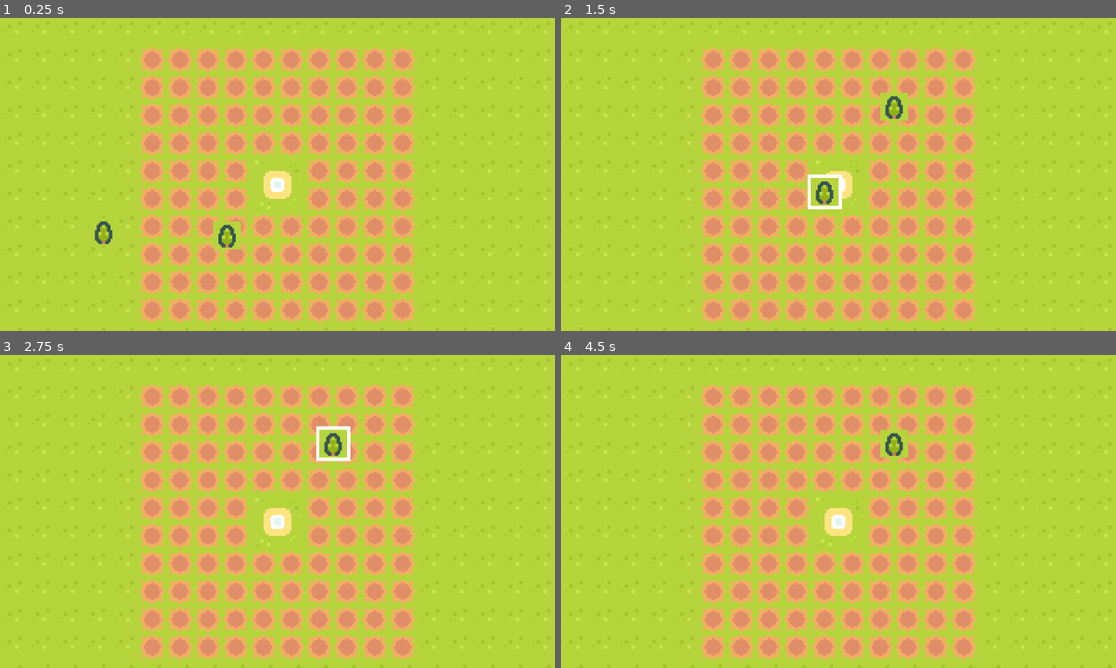
Above: before the commit, frames 1-4 (two rows, left to right).
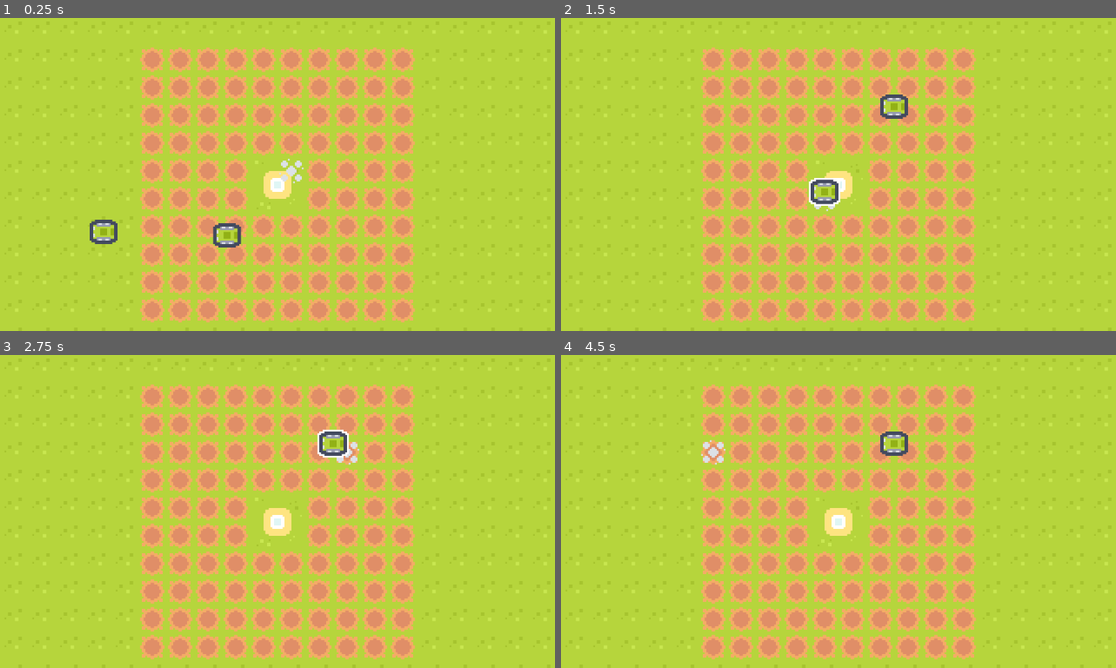
Above: after the commit, the same moments.

Repository: Deathofmatrix/rootcall
Game: Godot game, scene res://world/arena.tscn
The game is run twice, just before and just after one commit, with the same random seed, the same clock (stepped at 60 frames per second) and the same inputs.
Inputs (mouse positions are in pixels of both pictures, inside the frame that each line leads up to):
- Up to frame 1 (0.25 s): no input
- Up to frame 2 (1.5 s): tap Enter at 0.5 s; drag from (666, 230) to (894, 105) at 0.52 s; tap Space at 1.25 s; drag from (788, 233) to (894, 105) at 1.27 s
- Up to frame 3 (2.75 s): tap Enter at 2 s; move the mouse to (333, 442) at 2.02 s; press the mouse at (333, 442) at 2.03 s
- Up to frame 4 (4.5 s): release the mouse at (894, 442) at 2.75 s; tap Space at 2.75, 4.25 s; drag from (810, 574) to (894, 442) at 2.77 s; tap Enter at 3.5 s; move the mouse to (1005, 558) at 3.52 s; press the mouse at (1005, 558) at 3.53 s; release the mouse at (1005, 558) at 4.25 s; drag from (672, 464) to (755, 433) at 4.27 s

The runs differ from the first frame. In frame 1, 0.8% of the frame differs, in the area x 16-55%, y 44-74%; in frame 2, 0.9%, in the area x 44-63%, y 23-62%; in frame 3, 0.7%; in frame 4, 0.5%.
Error before the commit: Invalid access to property or key 'size' on a base object of type 'Nil'. (res://world/play_area.gd:9)

Commit message:
add PlayArea and TileHighlighter

Diff:
--- /dev/null
+++ b/common/components/tile_highlighter.gd
@@ -0,0 +1,34 @@
+class_name TileHighlighter
+extends Node
+
+@export var enabled: bool = true : set = _set_enabled
+@export var play_area: PlayArea
+@export var highlight_layer: TileMapLayer
+@export var tile: Vector2i
+
+@onready var source_id := play_area.tile_set.get_source_id(0)
+
+
+func _process(_delta: float) -> void:
+	if not enabled:
+		return
+
+	var selected_tile := play_area.get_hovered_tile()
+
+	if not play_area.is_tile_in_bounds(selected_tile):
+		highlight_layer.clear()
+		return
+
+	_update_tile(selected_tile)
+
+
+func _set_enabled(new_value: bool) -> void:
+	enabled = new_value
+
+	if not enabled and play_area:
+		highlight_layer.clear()
+
+
+func _update_tile(selected_tile: Vector2i) -> void:
+	highlight_layer.clear()
+	highlight_layer.set_cell(selected_tile, source_id, tile)
--- a/entities/plants/plant.tscn
+++ b/entities/plants/plant.tscn
@@ -28,7 +28,7 @@
 position = Vector2(8, 8)
 texture = ExtResource("2_djlq1")
 region_enabled = true
-region_rect = Rect2(0, 68, 16, 16)
+region_rect = Rect2(85, 34, 16, 16)
 
 [node name="CollisionShape2D" type="CollisionShape2D" parent="."]
 position = Vector2(8, 8)
@@ -43,7 +43,7 @@
 script = ExtResource("6_w1p1s")
 visuals = NodePath("../Visuals")
 outline_colour = Color(1, 1, 1, 1)
-outline_thickness = 8
+outline_thickness = 4
 metadata/_custom_type_script = "uid://b0coxf2xi0lqs"
 
 [connection signal="mouse_entered" from="." to="." method="_on_mouse_entered"]
--- a/world/arena.tscn
+++ b/world/arena.tscn
@@ -6,6 +6,7 @@
 [ext_resource type="Script" uid="uid://cblhr0fo2frcd" path="res://common/components/unit_grid.gd" id="4_4ecn2"]
 [ext_resource type="Script" uid="uid://cwrd6t0rss20q" path="res://world/play_area.gd" id="4_p32ii"]
 [ext_resource type="PackedScene" uid="uid://yp83nhm7krm7" path="res://entities/plants/plant.tscn" id="4_xryg2"]
+[ext_resource type="Script" uid="uid://7day4gnltu6y" path="res://common/components/tile_highlighter.gd" id="6_oc064"]
 
 [sub_resource type="TileSetAtlasSource" id="TileSetAtlasSource_tcf2h"]
 texture = ExtResource("2_bgabe")
@@ -134,10 +135,139 @@
 [sub_resource type="TileSet" id="TileSet_4717r"]
 sources/0 = SubResource("TileSetAtlasSource_tcf2h")
 
+[sub_resource type="TileSetAtlasSource" id="TileSetAtlasSource_oc064"]
+texture = ExtResource("2_bgabe")
+separation = Vector2i(1, 1)
+0:0/0 = 0
+1:0/0 = 0
+2:0/0 = 0
+3:0/0 = 0
+4:0/0 = 0
+5:0/0 = 0
+6:0/0 = 0
+7:0/0 = 0
+8:0/0 = 0
+9:0/0 = 0
+10:0/0 = 0
+11:0/0 = 0
+0:1/0 = 0
+1:1/0 = 0
+2:1/0 = 0
+3:1/0 = 0
+4:1/0 = 0
+5:1/0 = 0
+6:1/0 = 0
+7:1/0 = 0
+8:1/0 = 0
+9:1/0 = 0
+10:1/0 = 0
+11:1/0 = 0
+0:2/0 = 0
+1:2/0 = 0
+2:2/0 = 0
+3:2/0 = 0
+4:2/0 = 0
+5:2/0 = 0
+6:2/0 = 0
+7:2/0 = 0
+8:2/0 = 0
+9:2/0 = 0
+10:2/0 = 0
+11:2/0 = 0
+0:3/0 = 0
+1:3/0 = 0
+2:3/0 = 0
+3:3/0 = 0
+4:3/0 = 0
+5:3/0 = 0
+6:3/0 = 0
+7:3/0 = 0
+8:3/0 = 0
+9:3/0 = 0
+10:3/0 = 0
+11:3/0 = 0
+0:4/0 = 0
+1:4/0 = 0
+2:4/0 = 0
+3:4/0 = 0
+4:4/0 = 0
+5:4/0 = 0
+6:4/0 = 0
+7:4/0 = 0
+8:4/0 = 0
+9:4/0 = 0
+10:4/0 = 0
+11:4/0 = 0
+0:5/0 = 0
+1:5/0 = 0
+2:5/0 = 0
+3:5/0 = 0
+4:5/0 = 0
+5:5/0 = 0
+6:5/0 = 0
+7:5/0 = 0
+8:5/0 = 0
+9:5/0 = 0
+10:5/0 = 0
+11:5/0 = 0
+0:6/0 = 0
+1:6/0 = 0
+2:6/0 = 0
+3:6/0 = 0
+4:6/0 = 0
+5:6/0 = 0
+6:6/0 = 0
+7:6/0 = 0
+8:6/0 = 0
+9:6/0 = 0
+10:6/0 = 0
+11:6/0 = 0
+0:7/0 = 0
+1:7/0 = 0
+2:7/0 = 0
+3:7/0 = 0
+4:7/0 = 0
+5:7/0 = 0
+6:7/0 = 0
+7:7/0 = 0
+8:7/0 = 0
+9:7/0 = 0
+10:7/0 = 0
+11:7/0 = 0
+0:8/0 = 0
+1:8/0 = 0
+2:8/0 = 0
+3:8/0 = 0
+4:8/0 = 0
+5:8/0 = 0
+6:8/0 = 0
+7:8/0 = 0
+8:8/0 = 0
+9:8/0 = 0
+10:8/0 = 0
+11:8/0 = 0
+0:9/0 = 0
+1:9/0 = 0
+2:9/0 = 0
+3:9/0 = 0
+4:9/0 = 0
+5:9/0 = 0
+6:9/0 = 0
+7:9/0 = 0
+8:9/0 = 0
+9:9/0 = 0
+10:9/0 = 0
+11:9/0 = 0
+
+[sub_resource type="TileSet" id="TileSet_aitls"]
+sources/0 = SubResource("TileSetAtlasSource_oc064")
+
 [node name="Arena" type="Node2D"]
 script = ExtResource("1_bgabe")
+metadata/_edit_lock_ = true
 
 [node name="Visuals" type="Node2D" parent="."]
+metadata/_edit_lock_ = true
 
 [node name="Background" type="TileMapLayer" parent="Visuals"]
 tile_map_data = PackedByteArray("AAAAAAAAAQACAAQAAAAAAAEAAQACAAQAAAAAAAIAAQACAAQAAAAAAAMAAQACAAQAAAAAAAQAAQACAAQAAAAAAA …(3760 unchanged characters)…
@@ -147,17 +277,29 @@
 
 [node name="Walls" type="TileMapLayer" parent="Visuals"]
 
-[node name="GameArea" type="TileMapLayer" parent="."]
+[node name="GameArea" type="TileMapLayer" parent="." node_paths=PackedStringArray("unit_grid")]
 position = Vector2(80, 16)
 tile_map_data = PackedByteArray("AAAAAAAAAAADAAkAAAABAAAAAAADAAkAAAACAAAAAAADAAkAAAADAAAAAAADAAkAAAAEAAAAAAADAAkAAAAFAA …(1520 unchanged characters)…
 tile_set = SubResource("TileSet_4717r")
 script = ExtResource("4_p32ii")
+unit_grid = NodePath("ArenaUnitGrid")
+metadata/_edit_lock_ = true
+
+[node name="HighlightLayer" type="TileMapLayer" parent="GameArea"]
+tile_set = SubResource("TileSet_aitls")
 
 [node name="ArenaUnitGrid" type="Node2D" parent="GameArea"]
 script = ExtResource("4_4ecn2")
 size = Vector2i(10, 10)
 metadata/_custom_type_script = "uid://cblhr0fo2frcd"
 
+[node name="TileHighlighter" type="Node" parent="GameArea" node_paths=PackedStringArray("play_area", "highlight_layer")]
+script = ExtResource("6_oc064")
+play_area = NodePath("..")
+highlight_layer = NodePath("../HighlightLayer")
+tile = Vector2i(8, 0)
+metadata/_custom_type_script = "uid://7day4gnltu6y"
+
 [node name="Plant" parent="." instance=ExtResource("4_xryg2")]
 position = Vector2(52, 115)
 
--- a/world/play_area.gd
+++ b/world/play_area.gd
@@ -5,5 +5,22 @@
 
 var bounds: Rect2i
 
+
 func _ready() -> void:
 	bounds = Rect2i(Vector2.ZERO, unit_grid.size)
+
+
+func get_tile_from_global(global: Vector2) -> Vector2i:
+	return local_to_map(to_local(global))
+
+
+func get_global_from_tile(tile: Vector2i) -> Vector2:
+	return to_global(map_to_local(tile))
+
+
+func get_hovered_tile() -> Vector2i:
+	return local_to_map(get_local_mouse_position())
+
+
+func is_tile_in_bounds(tile: Vector2i) -> bool:
+	return bounds.has_point(tile)
Not shown, added: common/components/tile_highlighter.gd.uid
Not shown: 1 places in world/arena.tscn that only renumber resources
